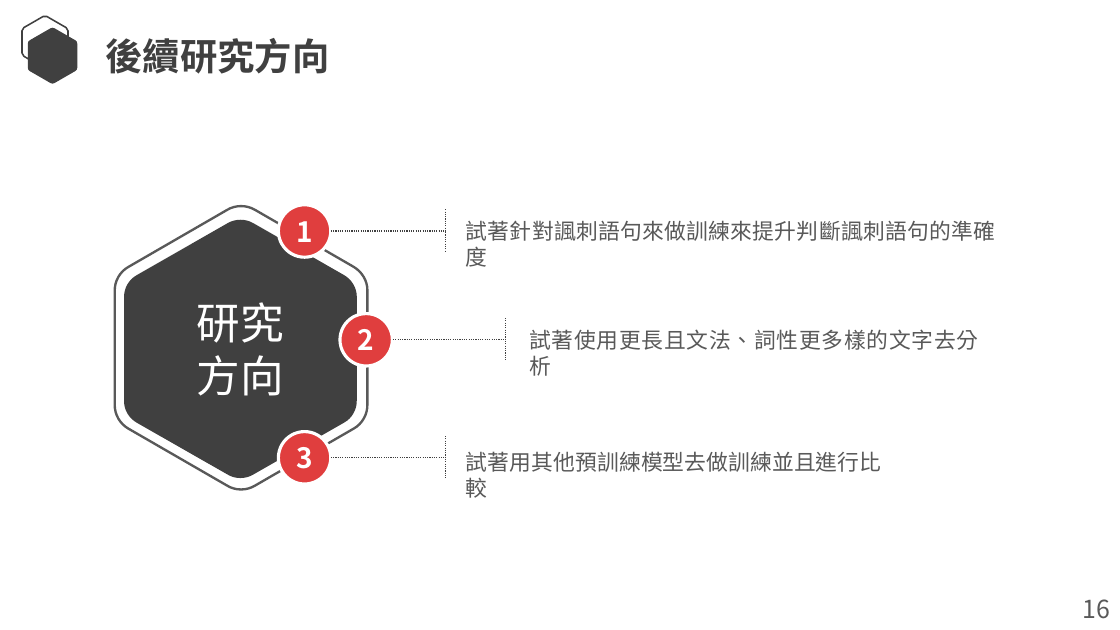
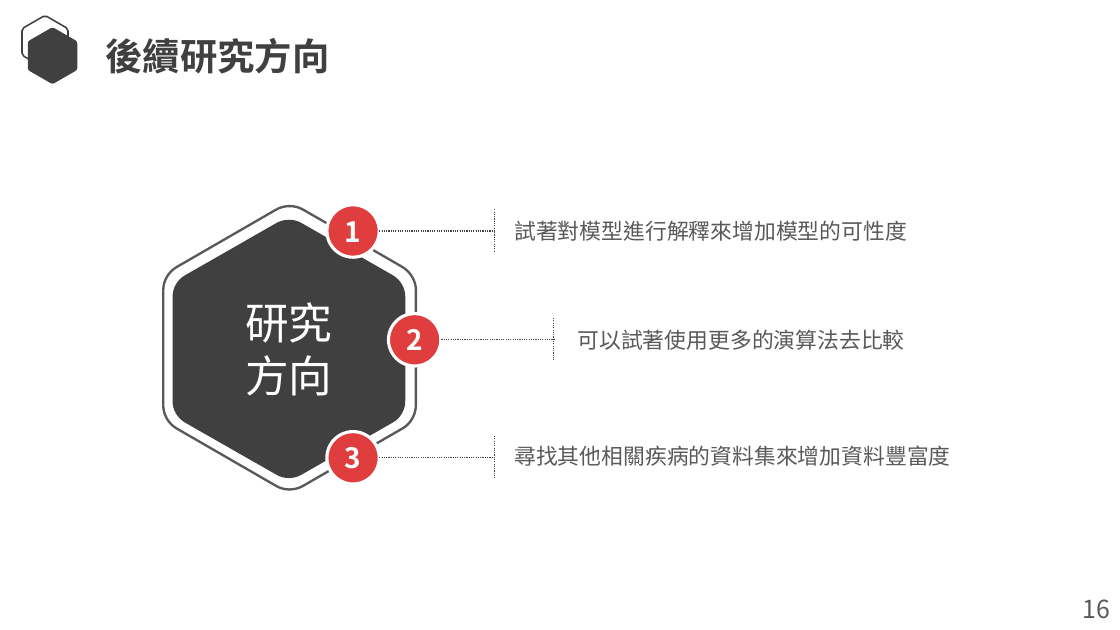
Before and after one commit to Lcwei-0708/lcwei-0708.github.io, a slide deck: slide 22 of data/應用機器學習演算法改善模型優化方法的研究-以UCI慢性腎臟疾病資料集為例/應用機器學習演算法改善模型優化方法的研究-以UCI慢性腎臟疾病資料集為例.pptx (slide 18 before the commit). Drawn at 1120x630 pixels with LibreOffice and Linux fonts; fonts in the diff are those of the drawing. Boxes give left, top, right and bottom in pixels: in the first picture for what was removed or moved away, otherwise in the second. Text is boxed around its words. In the diff, an @@ line names an element or a change of style, - is before the commit and + after.

Commit message:
2023/04/10

```diff
--- a/data/應用機器學習演算法改善模型優化方法的研究-以UCI慢性腎臟疾病資料集為例/應用機器學習演算法改善模型優化方法的研究-以UCI慢性腎臟疾病資料集為例.pptx
+++ b/data/應用機器學習演算法改善模型優化方法的研究-以UCI慢性腎臟疾病資料集為例/應用機器學習演算法改善模型優化方法的研究-以UCI慢性腎臟疾病資料集為例.pptx
@@ text at bbox=[514, 220, 907, 241]: text changed @@
-試著針對諷刺語句來做訓練來提升判斷諷刺語句的準確度
+試著對模型進行解釋來增加模型的可性度
@@ text at bbox=[578, 329, 905, 350]: text changed @@
-試著使用更長且文法、詞性更多樣的文字去分析
+可以試著使用更多的演算法去比較
@@ 6 lines, 3 ellipses, 2 freeform shapes, 1 text: place and size @@
-6 lines, 3 ellipses, 2 freeform shapes, 1 text at bbox=[115, 205, 505, 490]
+6 lines, 3 ellipses, 2 freeform shapes, 1 text at bbox=[163, 205, 554, 490]
@@ text at bbox=[514, 445, 950, 466]: text changed @@
-試著用其他預訓練模型去做訓練並且進行比較
+尋找其他相關疾病的資料集來增加資料豐富度
```
Also in this commit, not shown: 2 other slides changed, 16 slides added, 12 slides removed.
